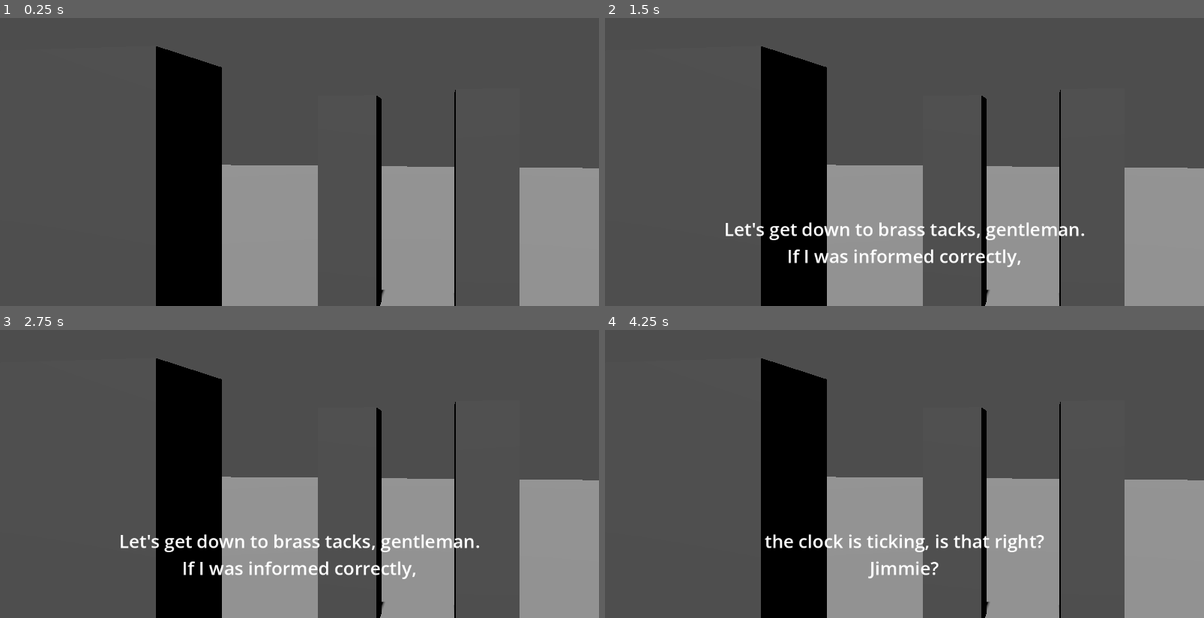
Above: before the commit, frames 1-4 (two rows, left to right).
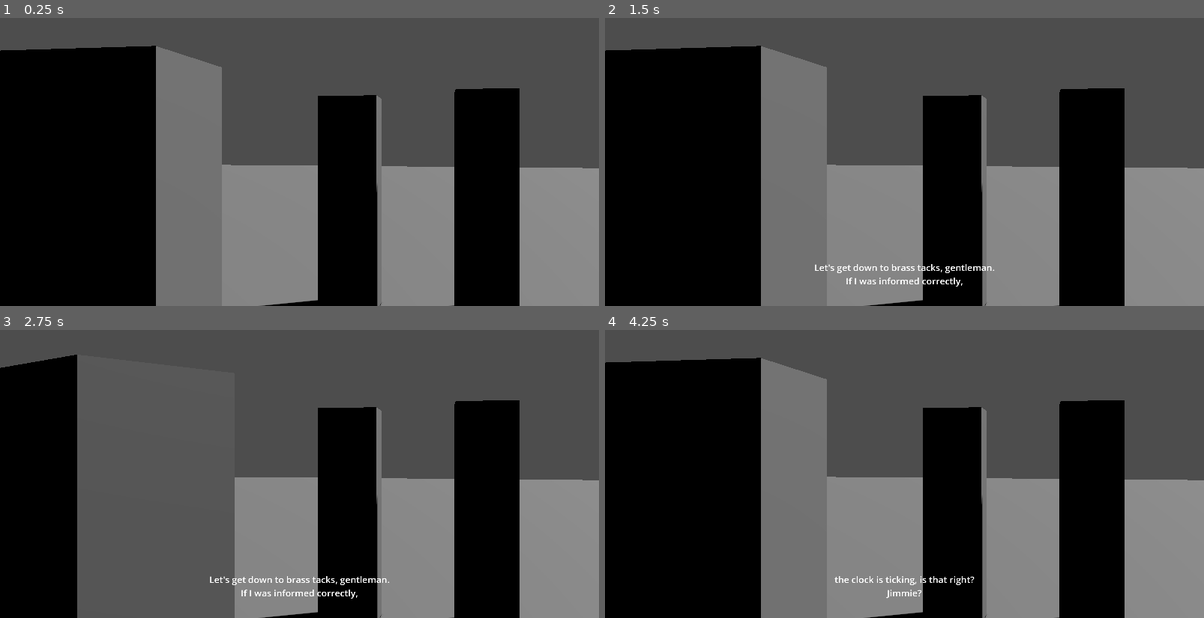
Above: after the commit, the same moments.

Repository: takmatsukawa/godot-rack-focus
Game: Godot game, scene res://main.tscn
Two runs of this game, one before a commit and one after it. Both use one fixed random seed, a clock stepped at 60 frames per second and the inputs below.
Inputs:
- Up to frame 1 (0.25 s): no input
- Up to frame 2 (1.5 s): tap Enter at 0.5 s; tap Space at 1.25 s
- Up to frame 3 (2.75 s): tap Enter at 2 s
- Up to frame 4 (4.25 s): no input

The runs differ from the first frame. In frame 1, 49% of the frame differs, in the area x 0-87%, y 9-100%; in frame 2, 50%; in frame 3, 39%; in frame 4, 50%.

Commit message:
AnimationPlayer

Diff:
--- a/main.gd
+++ /dev/null
@@ -1,22 +0,0 @@
-extends Node3D
-
-@onready var label = $CanvasLayer/Dialogue
-
-# 表示する字幕リスト（時間：テキスト）
-var subtitles = [
-	{ "time": 1.0, "text": "Let's get down to brass tacks, gentleman.\nIf I was informed correctly," },
-	{ "time": 3.5, "text": "the clock is ticking, is that right?\nJimmie?" },
-	{ "time": 6.0, "text": "Oh, one handred percent." }
-]
-
-var current_index = 0
-var timer := 0.0
-
-func _process(delta):
-	timer += delta
-
-	if current_index < subtitles.size():
-		var entry = subtitles[current_index]
-		if timer >= entry.time:
-			label.text = entry.text
-			current_index += 1
--- a/main.tscn
+++ b/main.tscn
@@ -1,6 +1,4 @@
-[gd_scene load_steps=8 format=3 uid="uid://yw2g7bg8tpkq"]
-
-[ext_resource type="Script" uid="uid://ccufgmeaqq22j" path="res://main.gd" id="1_ig7tw"]
+[gd_scene load_steps=11 format=3 uid="uid://yw2g7bg8tpkq"]
 
 [sub_resource type="BoxMesh" id="BoxMesh_7dm0k"]
 size = Vector3(0.5, 1.89, 0.5)
@@ -11,6 +9,9 @@
 [sub_resource type="BoxMesh" id="BoxMesh_0xm2m"]
 size = Vector3(0.5, 1.71, 0.5)
 
+[sub_resource type="BoxMesh" id="BoxMesh_1bvp3"]
+size = Vector3(0.5, 1.85, 0.5)
+
 [sub_resource type="BoxShape3D" id="BoxShape3D_7dm0k"]
 size = Vector3(60, 2, 60)
 
@@ -19,9 +20,169 @@
 
 [sub_resource type="CameraAttributesPractical" id="CameraAttributesPractical_7dm0k"]
 dof_blur_far_enabled = true
+dof_blur_near_enabled = true
+dof_blur_near_distance = 2.5
+
+[sub_resource type="Animation" id="Animation_0xm2m"]
+length = 20.0
+tracks/0/type = "value"
+tracks/0/imported = false
+tracks/0/enabled = true
+tracks/0/path = NodePath("Wolf:rotation")
+tracks/0/interp = 1
+tracks/0/loop_wrap = true
+tracks/0/keys = {
+"times": PackedFloat32Array(0),
+"transitions": PackedFloat32Array(1),
+"update": 0,
+"values": [Vector3(0, 0, 0)]
+}
+tracks/1/type = "value"
+tracks/1/imported = false
+tracks/1/enabled = true
+tracks/1/path = NodePath("Marker3D/Camera3D:position")
+tracks/1/interp = 1
+tracks/1/loop_wrap = true
+tracks/1/keys = {
+"times": PackedFloat32Array(0),
+"transitions": PackedFloat32Array(1),
+"update": 0,
+"values": [Vector3(0, 0, 6.077)]
+}
+tracks/2/type = "value"
+tracks/2/imported = false
+tracks/2/enabled = true
+tracks/2/path = NodePath("Marker3D/Camera3D:rotation")
+tracks/2/interp = 1
+tracks/2/loop_wrap = true
+tracks/2/keys = {
+"times": PackedFloat32Array(0),
+"transitions": PackedFloat32Array(1),
+"update": 0,
+"values": [Vector3(0, 0, 0)]
+}
+tracks/3/type = "value"
+tracks/3/imported = false
+tracks/3/enabled = true
+tracks/3/path = NodePath("CanvasLayer/Dialogue:text")
+tracks/3/interp = 1
+tracks/3/loop_wrap = true
+tracks/3/keys = {
+"times": PackedFloat32Array(0),
+"transitions": PackedFloat32Array(1),
+"update": 1,
+"values": [""]
+}
+tracks/4/type = "value"
+tracks/4/imported = false
+tracks/4/enabled = true
+tracks/4/path = NodePath("Marker3D/Camera3D:attributes:dof_blur_near_distance")
+tracks/4/interp = 1
+tracks/4/loop_wrap = true
+tracks/4/keys = {
+"times": PackedFloat32Array(0),
+"transitions": PackedFloat32Array(1),
+"update": 0,
+"values": [2.5]
+}
+tracks/5/type = "value"
+tracks/5/imported = false
+tracks/5/enabled = true
+tracks/5/path = NodePath("Marker3D/Camera3D:attributes:dof_blur_far_distance")
+tracks/5/interp = 1
+tracks/5/loop_wrap = true
+tracks/5/keys = {
+"times": PackedFloat32Array(0),
+"transitions": PackedFloat32Array(1),
+"update": 0,
+"values": [10.0]
+}
+
+[sub_resource type="Animation" id="Animation_ig7tw"]
+resource_name = "sequence"
+length = 10.0
+tracks/0/type = "value"
+tracks/0/imported = false
+tracks/0/enabled = true
+tracks/0/path = NodePath("Wolf:rotation")
+tracks/0/interp = 1
+tracks/0/loop_wrap = true
+tracks/0/keys = {
+"times": PackedFloat32Array(0.000712991, 2.5, 3.26667, 5),
+"transitions": PackedFloat32Array(1, 1, 1, 1),
+"update": 0,
+"values": [Vector3(0, 0, 0), Vector3(0, 0, 0), Vector3(0, -1.5708, 0), Vector3(0, -1.5708, 0)]
+}
+tracks/1/type = "value"
+tracks/1/imported = false
+tracks/1/enabled = true
+tracks/1/path = NodePath("Marker3D/Camera3D:position")
+tracks/1/interp = 0
+tracks/1/loop_wrap = true
+tracks/1/keys = {
+"times": PackedFloat32Array(0, 4.86667, 4.96667),
+"transitions": PackedFloat32Array(1, 1, 1),
+"update": 0,
+"values": [Vector3(0, 0, 6.077), Vector3(0, 0, 6.077), Vector3(-0.18, 0, 2.577)]
+}
+tracks/2/type = "value"
+tracks/2/imported = false
+tracks/2/enabled = true
+tracks/2/path = NodePath("Marker3D/Camera3D:rotation")
+tracks/2/interp = 0
+tracks/2/loop_wrap = true
+tracks/2/keys = {
+"times": PackedFloat32Array(0, 4.8667, 4.9667),
+"transitions": PackedFloat32Array(1, 1, 1),
+"update": 0,
+"values": [Vector3(0, 0, 0), Vector3(0, 0, 0), Vector3(0, -3.14159, 0)]
+}
+tracks/3/type = "value"
+tracks/3/imported = false
+tracks/3/enabled = true
+tracks/3/path = NodePath("CanvasLayer/Dialogue:text")
+tracks/3/interp = 1
+tracks/3/loop_wrap = true
+tracks/3/keys = {
+"times": PackedFloat32Array(0, 1, 4, 4.1, 5.8, 7.36667),
+"transitions": PackedFloat32Array(1, 1, 1, 1, 1, 1),
+"update": 1,
+"values": ["", "Let's get down to brass tacks, gentleman.
+If I was informed correctly,", "", "the clock is ticking, is that right?
+Jimmie?", "Oh, one handred percent.", ""]
+}
+tracks/4/type = "value"
+tracks/4/imported = false
+tracks/4/enabled = true
+tracks/4/path = NodePath("Marker3D/Camera3D:attributes:dof_blur_far_distance")
+tracks/4/interp = 1
+tracks/4/loop_wrap = true
+tracks/4/keys = {
+"times": PackedFloat32Array(0, 2.6, 3.46667, 4.8667, 4.9667),
+"transitions": PackedFloat32Array(1, 1, 1, 1, 1),
+"update": 0,
+"values": [10.0, 10.0, 2.0, 2.0, 5.0]
+}
+tracks/5/type = "value"
+tracks/5/imported = false
+tracks/5/enabled = true
+tracks/5/path = NodePath("Marker3D/Camera3D:attributes:dof_blur_near_distance")
+tracks/5/interp = 1
+tracks/5/loop_wrap = true
+tracks/5/keys = {
+"times": PackedFloat32Array(0, 2.6, 3.4667, 4.8667, 4.9667),
+"transitions": PackedFloat32Array(1, 1, 1, 1, 1),
+"update": 0,
+"values": [3.0, 3.0, 1.0, 1.0, 1.85]
+}
+
+[sub_resource type="AnimationLibrary" id="AnimationLibrary_h2yge"]
+_data = {
+&"RESET": SubResource("Animation_0xm2m"),
+&"sequence": SubResource("Animation_ig7tw")
+}
 
 [node name="Main" type="Node3D"]
-script = ExtResource("1_ig7tw")
 
 [node name="Jules" type="MeshInstance3D" parent="."]
 transform = Transform3D(1, 0, 0, 0, 1, 0, 0, 0, 1, 1.61489, 0.958824, 0)
@@ -35,6 +196,10 @@
 transform = Transform3D(1, 0, 0, 0, 1, 0, 0, 0, 1, 0.324303, 0.866338, 4.18527)
 mesh = SubResource("BoxMesh_0xm2m")
 
+[node name="Jimmie" type="MeshInstance3D" parent="."]
+transform = Transform3D(1, 0, 0, 0, 1, 0, 0, 0, 1, 1.84694, 0.866338, 6.51332)
+mesh = SubResource("BoxMesh_1bvp3")
+
 [node name="Ground" type="StaticBody3D" parent="."]
 transform = Transform3D(1, 0, 0, 0, 1, 0, 0, 0, 1, 0, -1, 0)
 
@@ -44,8 +209,8 @@
 [node name="MeshInstance3D" type="MeshInstance3D" parent="Ground"]
 mesh = SubResource("BoxMesh_h2yge")
 
-[node name="DirectionalLight3D" type="DirectionalLight3D" parent="."]
-transform = Transform3D(1, 0, 0, 0, 0.258819, 0.965926, 0, -0.965926, 0.258819, 0, 8, 0)
+[node name="SunLight" type="DirectionalLight3D" parent="."]
+transform = Transform3D(-0.560639, -0.624945, 0.543257, 0, 0.656059, 0.75471, -0.82806, 0.42312, -0.367812, 8.93249, 8, 4.7775)
 shadow_enabled = true
 
 [node name="Marker3D" type="Marker3D" parent="."]
@@ -71,3 +236,9 @@
 grow_vertical = 0
 theme_override_font_sizes/font_size = 35
 horizontal_alignment = 1
+
+[node name="AnimationPlayer" type="AnimationPlayer" parent="."]
+libraries = {
+&"": SubResource("AnimationLibrary_h2yge")
+}
+autoplay = "sequence"
--- a/project.godot
+++ b/project.godot
@@ -14,3 +14,8 @@
 run/main_scene="uid://yw2g7bg8tpkq"
 config/features=PackedStringArray("4.4", "Forward Plus")
 config/icon="res://icon.svg"
+
+[display]
+
+window/size/viewport_width=2304
+window/size/viewport_height=1296
Not shown, removed: main.gd.uid
